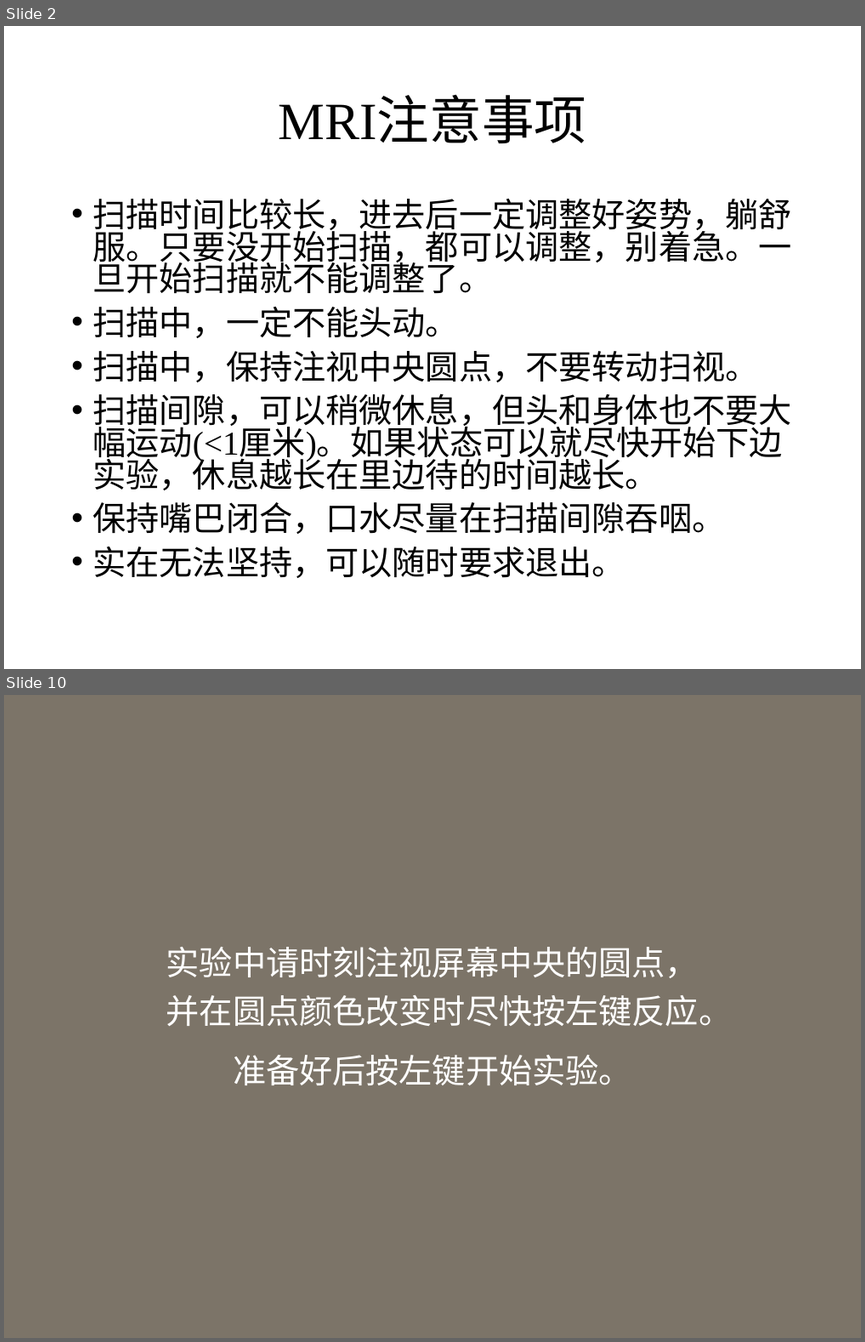
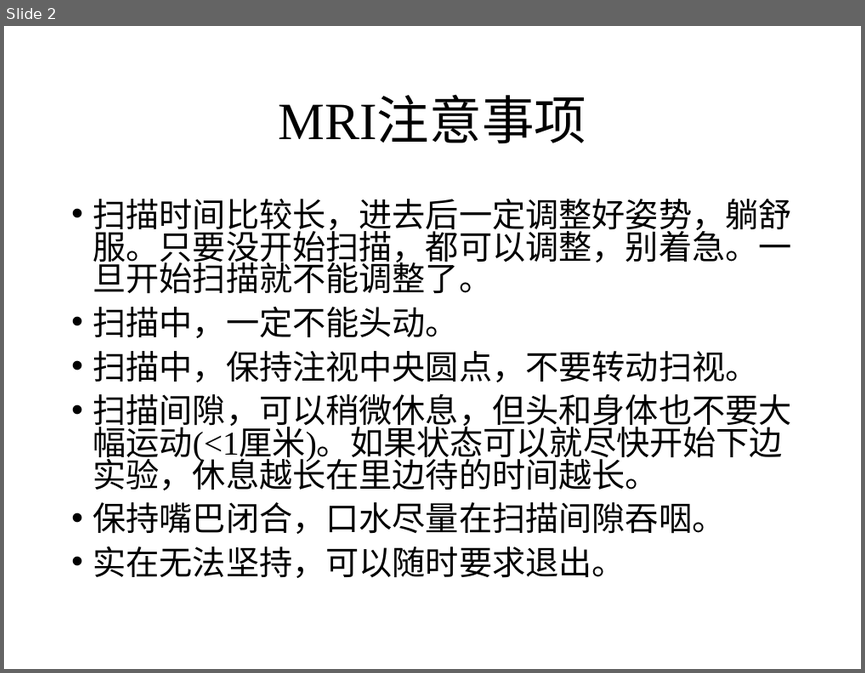
Before and after one commit to Yuxuan-Dai-psycho/NaturalVisionProject, a slide deck: action/instruction/instruction.pptx. Shown one above the other, each under a label of ours: slides 2 and 10 before the commit, slide 2 after it; the slides between them are not shown. The pictures are 865x1342 and 865x673 pixels, drawn with LibreOffice and Linux fonts; fonts in the diff are those of the drawing. Boxes give left, top, right and bottom in pixels: in the first picture for what was removed or moved away, otherwise in the second. Text is boxed around its words. In the diff, an @@ line names an element or a change of style, - is before the commit and + after.

```diff
--- a/action/instruction/instruction.pptx
+++ b/action/instruction/instruction.pptx
@@ slide 10 removed at bbox=[4, 695, 861, 1338], background #7C7468 @@
@@ subtitle removed at bbox=[166, 947, 732, 1085] @@
-实验中请时刻注视屏幕中央的圆点，并在圆点颜色改变时尽快按左键反应。
-准备好后按左键开始实验。
```
Also in this commit, not shown: 8 slides changed, 6 other slides removed, 8 other files.
